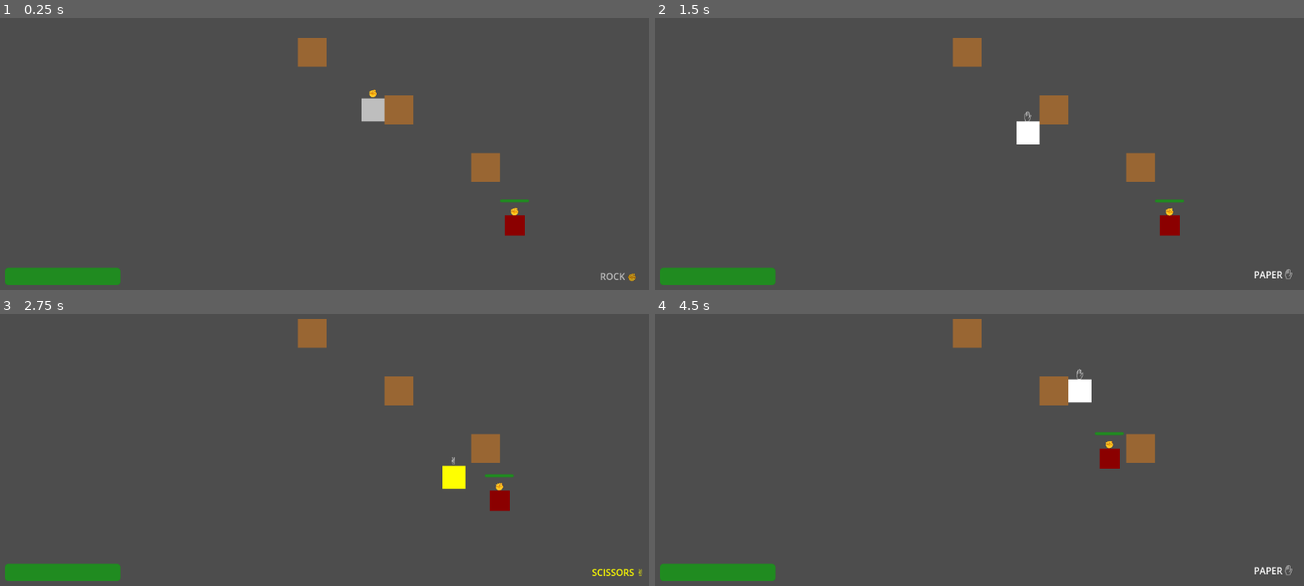
Above: before the commit, frames 1-4 (two rows, left to right).
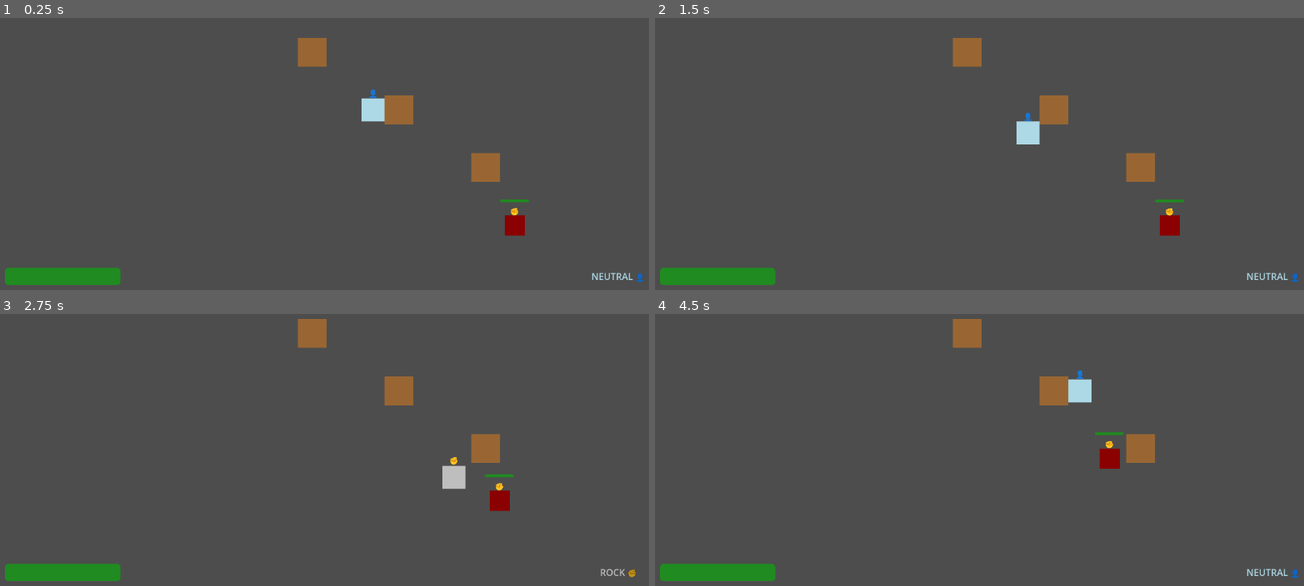
Above: after the commit, the same moments.

Repository: LouisZCode/rogue_hands_action_v1
Game: Godot game, scene res://scenes/main.tscn
Same seed, same stepped clock (60 frames per second), same inputs: the game is played once before the commit and once after it.
Inputs:
- Up to frame 1 (0.25 s): no input
- Up to frame 2 (1.5 s): tap Enter at 0.5 s; hold D (move_right) 0.53-1.28 s; hold 2 (gesture_paper) 0.53-1.28 s; tap Space (attack) at 0.6, 1.25 s; hold S (move_down) from 1.28 s (still down); tap 2 (gesture_paper) at 1.35 s
- Up to frame 3 (2.75 s): tap 1 (gesture_rock) at 1.55 s; release S (move_down) at 2.03 s; hold D (move_right) from 2.03 s (still down); hold 1 (gesture_rock) from 2.03 s (still down); tap 3 (gesture_scissors) at 2.3 s
- Up to frame 4 (4.5 s): release D (move_right) at 2.78 s; release 1 (gesture_rock) at 2.78 s; hold W (move_up) 2.78-3.53 s; tap 3 (gesture_scissors) at 2.85 s; tap Space (attack) at 3.05, 3.6 s; hold 2 (gesture_paper) 3.53-4.28 s; hold A (move_left) from 3.53 s (still down); tap 2 (gesture_paper) at 4.35 s

The runs differ from the first frame. In frame 1, 0.5% of the frame differs, in the area x 55-100%, y 26-97%; in frame 2, 0.5%, in the area x 55-100%, y 34-97%; in frame 3, 0.5%; in frame 4, 0.5%.

Commit message:
Implementation of Neutral Stance

Diff:
--- a/Scripts/Enemy.gd
+++ b/Scripts/Enemy.gd
@@ -7,7 +7,7 @@
 @export var attack_range: float = 50.0
 
 # Combat variables
-enum Stance { ROCK, PAPER, SCISSORS }
+enum Stance { NEUTRAL, ROCK, PAPER, SCISSORS }
 var current_stance: Stance = Stance.ROCK  # Enemy only uses Rock
 var max_health: int = 60
 var current_health: int = 60
@@ -28,12 +28,14 @@
 
 # Stance colors and symbols (enemy only uses Rock)
 var stance_colors = {
+	Stance.NEUTRAL: Color.LIGHT_GRAY,
 	Stance.ROCK: Color.DARK_RED,
 	Stance.PAPER: Color.PINK,
 	Stance.SCISSORS: Color.ORANGE
 }
 
 var stance_symbols = {
+	Stance.NEUTRAL: "👤",
 	Stance.ROCK: "✊",
 	Stance.PAPER: "✋",
 	Stance.SCISSORS: "✌️"
@@ -92,13 +94,11 @@
 		# Emit attack signal
 		enemy_attack.emit(current_stance, global_position)
 
-		# Deal damage to player if in range
+		# Deal damage to player if in range and player is not in neutral stance
 		var distance = global_position.distance_to(player_ref.global_position)
-		if distance <= attack_range:
-			# Combat resolution: Enemy always uses Rock
-			# Convert player stance to enemy stance enum for comparison
-			var player_stance_as_enemy = current_stance  # Enemy is always Rock
-			var damage = calculate_damage(current_stance, current_stance)  # Simplified for now
+		if distance <= attack_range and player_ref.current_stance != Player.Stance.NEUTRAL:
+			# Enemy attacks with fixed damage based on rock-paper-scissors logic
+			var damage = calculate_combat_damage(current_stance, player_ref.current_stance)
 			if damage > 0:
 				player_ref.take_damage(damage)
 
@@ -118,33 +118,62 @@
 	else:
 		return 5   # Lose damage
 
+func calculate_combat_damage(enemy_stance: Stance, player_stance) -> int:
+	# Enemy attacks player - convert player stance for comparison
+	# Enemy enum: 0=NEUTRAL, 1=ROCK, 2=PAPER, 3=SCISSORS
+	# Player enum: 0=NEUTRAL, 1=ROCK, 2=PAPER, 3=SCISSORS
+	var player_stance_int = int(player_stance)
+	var enemy_stance_int = int(enemy_stance)  # Enemy uses Rock (1)
+
+	# Player in neutral cannot be damaged (handled elsewhere but double-check)
+	if player_stance_int == 0:
+		return 0
+
+	# Combat logic: Enemy Rock vs Player stance
+	if enemy_stance_int == player_stance_int:  # Tie
+		return 10
+	elif (enemy_stance_int == 1 and player_stance_int == 3):  # Rock beats Scissors
+		return 30  # Enemy wins
+	elif (enemy_stance_int == 2 and player_stance_int == 1):  # Paper beats Rock
+		return 30  # Enemy wins
+	elif (enemy_stance_int == 3 and player_stance_int == 2):  # Scissors beats Paper
+		return 30  # Enemy wins
+	else:
+		return 5   # Enemy loses
+
 func take_damage_from_player(player_stance, attack_position: Vector2):
 	# Convert player stance to comparable format
-	var enemy_stance_equivalent = current_stance  # Enemy is always Rock
 	var damage = 0
+	var result = ""
 
 	# Manual Rock-Paper-Scissors logic using integers
-	var player_stance_int = int(player_stance)  # 0=Rock, 1=Paper, 2=Scissors
-	var enemy_stance_int = 0  # Enemy always uses Rock
-
-	if player_stance_int == enemy_stance_int:
+	# Player enum: 0=NEUTRAL, 1=ROCK, 2=PAPER, 3=SCISSORS
+	# Enemy enum: 0=NEUTRAL, 1=ROCK, 2=PAPER, 3=SCISSORS
+	var player_stance_int = int(player_stance)
+	var enemy_stance_int = 1  # Enemy always uses Rock (index 1 in new enum)
+
+	# Players in neutral stance cannot attack (this shouldn't happen due to attack restrictions)
+	if player_stance_int == 0:  # NEUTRAL
+		damage = 0
+		result = "NO DAMAGE - NEUTRAL STANCE"
+	elif player_stance_int == enemy_stance_int:  # Both Rock
 		damage = 10  # Tie
-		var result = "TIE"
-	elif (player_stance_int == 1 and enemy_stance_int == 0):  # Paper beats Rock
+		result = "TIE"
+	elif (player_stance_int == 2 and enemy_stance_int == 1):  # Paper beats Rock
 		damage = 30  # Player wins
-		var result = "PLAYER WINS"
-	elif (player_stance_int == 0 and enemy_stance_int == 2):  # Rock beats Scissors
+		result = "PLAYER WINS"
+	elif (player_stance_int == 1 and enemy_stance_int == 3):  # Rock beats Scissors
 		damage = 30  # Player wins
-		var result = "PLAYER WINS"
-	elif (player_stance_int == 2 and enemy_stance_int == 1):  # Scissors beats Paper
+		result = "PLAYER WINS"
+	elif (player_stance_int == 3 and enemy_stance_int == 2):  # Scissors beats Paper
 		damage = 30  # Player wins
-		var result = "PLAYER WINS"
+		result = "PLAYER WINS"
 	else:
 		damage = 5   # Player loses
-		var result = "ENEMY WINS"
+		result = "ENEMY WINS"
 
 	take_damage(damage)
-	print("Combat: Player Stance ", player_stance_int, " vs Enemy Rock - Damage: ", damage)
+	print("Combat: Player Stance ", player_stance_int, " vs Enemy Rock - Damage: ", damage, " - ", result)
 
 func take_damage(amount: int):
 	current_health = max(0, current_health - amount)
--- a/Scripts/GameManager.gd
+++ b/Scripts/GameManager.gd
@@ -61,6 +61,9 @@
 func update_stance_ui(stance: Player.Stance):
 	if stance_indicator:
 		match stance:
+			Player.Stance.NEUTRAL:
+				stance_indicator.text = "NEUTRAL 👤"
+				stance_indicator.modulate = Color.LIGHT_BLUE
 			Player.Stance.ROCK:
 				stance_indicator.text = "ROCK ✊"
 				stance_indicator.modulate = Color.GRAY
--- a/Scripts/Player.gd
+++ b/Scripts/Player.gd
@@ -5,8 +5,8 @@
 @export var speed: float = 200.0
 
 # Combat variables
-enum Stance { ROCK, PAPER, SCISSORS }
-var current_stance: Stance = Stance.ROCK
+enum Stance { NEUTRAL, ROCK, PAPER, SCISSORS }
+var current_stance: Stance = Stance.NEUTRAL
 var max_health: int = 100
 var current_health: int = 100
 
@@ -17,12 +17,14 @@
 
 # Stance colors and symbols
 var stance_colors = {
+	Stance.NEUTRAL: Color.LIGHT_BLUE,
 	Stance.ROCK: Color.GRAY,
 	Stance.PAPER: Color.WHITE,
 	Stance.SCISSORS: Color.YELLOW
 }
 
 var stance_symbols = {
+	Stance.NEUTRAL: "👤",
 	Stance.ROCK: "✊",
 	Stance.PAPER: "✋",
 	Stance.SCISSORS: "✌️"
@@ -63,16 +65,22 @@
 	move_and_slide()
 
 func handle_input():
-	# Stance selection
-	if Input.is_action_just_pressed("gesture_rock"):
-		change_stance(Stance.ROCK)
-	elif Input.is_action_just_pressed("gesture_paper"):
-		change_stance(Stance.PAPER)
-	elif Input.is_action_just_pressed("gesture_scissors"):
-		change_stance(Stance.SCISSORS)
+	# Stance selection - hold keys to maintain stance
+	var new_stance = Stance.NEUTRAL
 
-	# Attack
-	if Input.is_action_just_pressed("attack"):
+	if Input.is_action_pressed("gesture_rock"):
+		new_stance = Stance.ROCK
+	elif Input.is_action_pressed("gesture_paper"):
+		new_stance = Stance.PAPER
+	elif Input.is_action_pressed("gesture_scissors"):
+		new_stance = Stance.SCISSORS
+
+	# Only change stance if it's different
+	if new_stance != current_stance:
+		change_stance(new_stance)
+
+	# Attack - only allow if not in neutral stance
+	if Input.is_action_just_pressed("attack") and current_stance != Stance.NEUTRAL:
 		perform_attack()
 
 func change_stance(new_stance: Stance):
@@ -96,6 +104,10 @@
 			body.take_damage_from_player(current_stance, global_position)
 
 func take_damage(amount: int):
+	# Players in neutral stance cannot take damage
+	if current_stance == Stance.NEUTRAL:
+		return
+
 	current_health = max(0, current_health - amount)
 	health_changed.emit(current_health)
 
Not shown, changed: .claude/settings.local.json
Not shown, changed: CONTROLS.md
